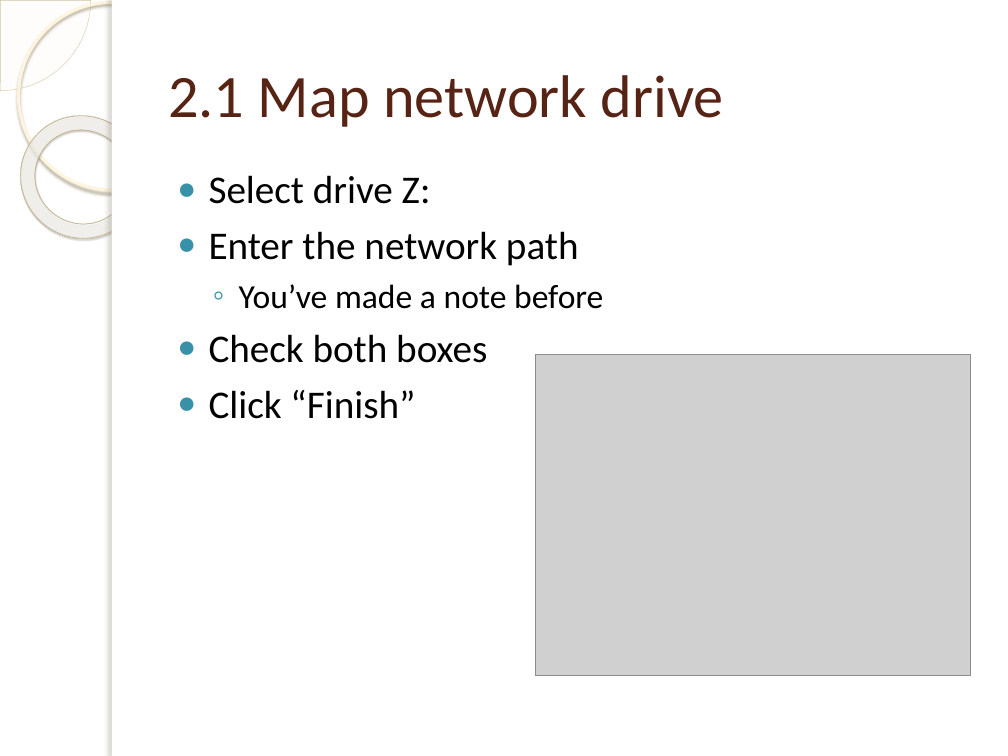
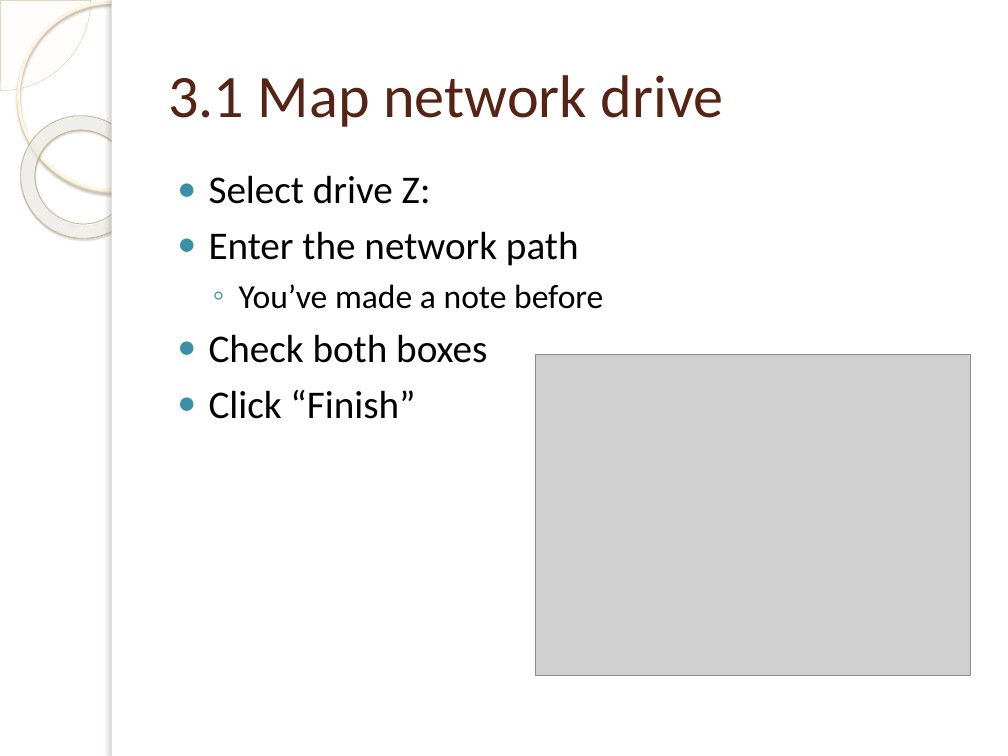
Before and after one commit to Nexolight/PPInfoScreen, a slide deck: slide 9 of files/templates/example.pptx (slide 7 before the commit). Drawn at 1008x756 pixels with LibreOffice and Linux fonts; fonts in the diff are those of the drawing; grey boxes stand for pictures; background and template pictures are left out. Boxes give left, top, right and bottom in pixels: in the first picture for what was removed or moved away, otherwise in the second. Text is boxed around its words. In the diff, an @@ line names an element or a change of style, - is before the commit and + after.

```diff
--- a/files/templates/example.pptx
+++ b/files/templates/example.pptx
@@ title at <box>168,75,724,127</box>: text changed @@
-2.1 Map network drive
+3.1 Map network drive
```
Also in this commit, not shown: 9 other slides changed, 7 other files.
